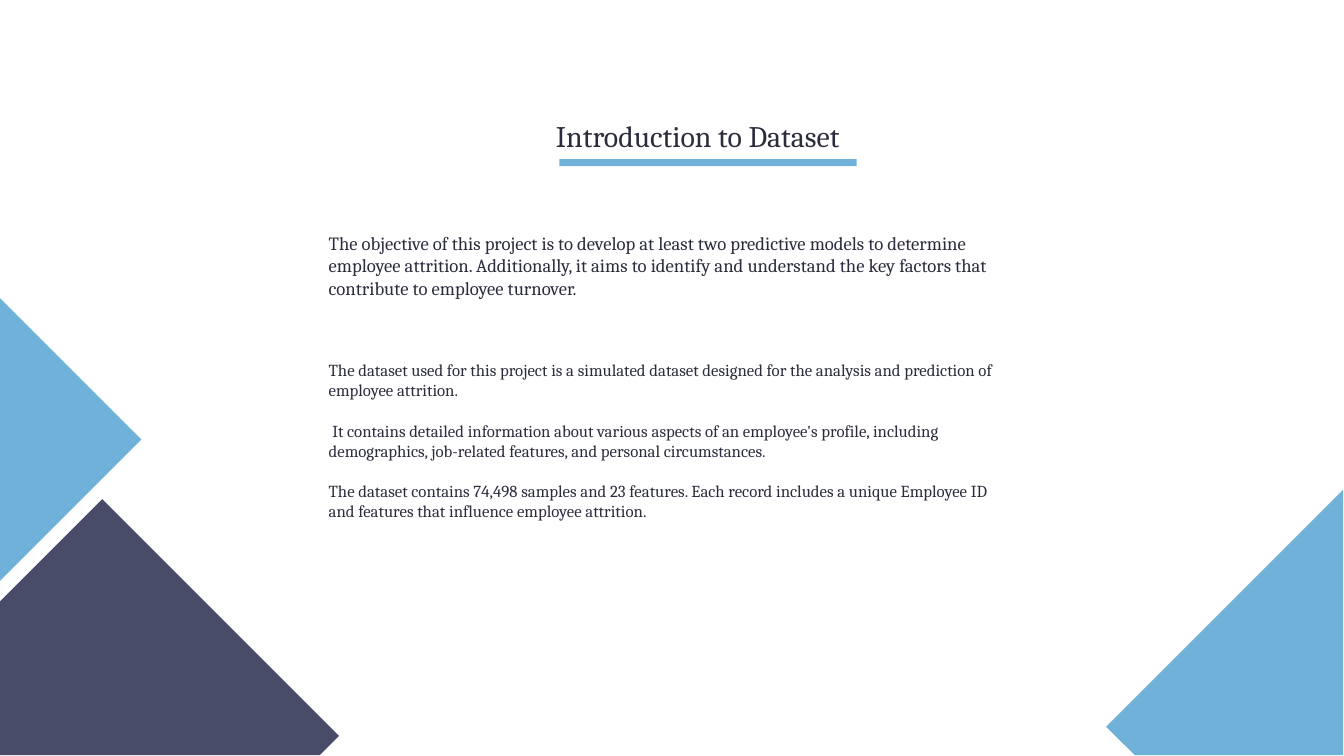
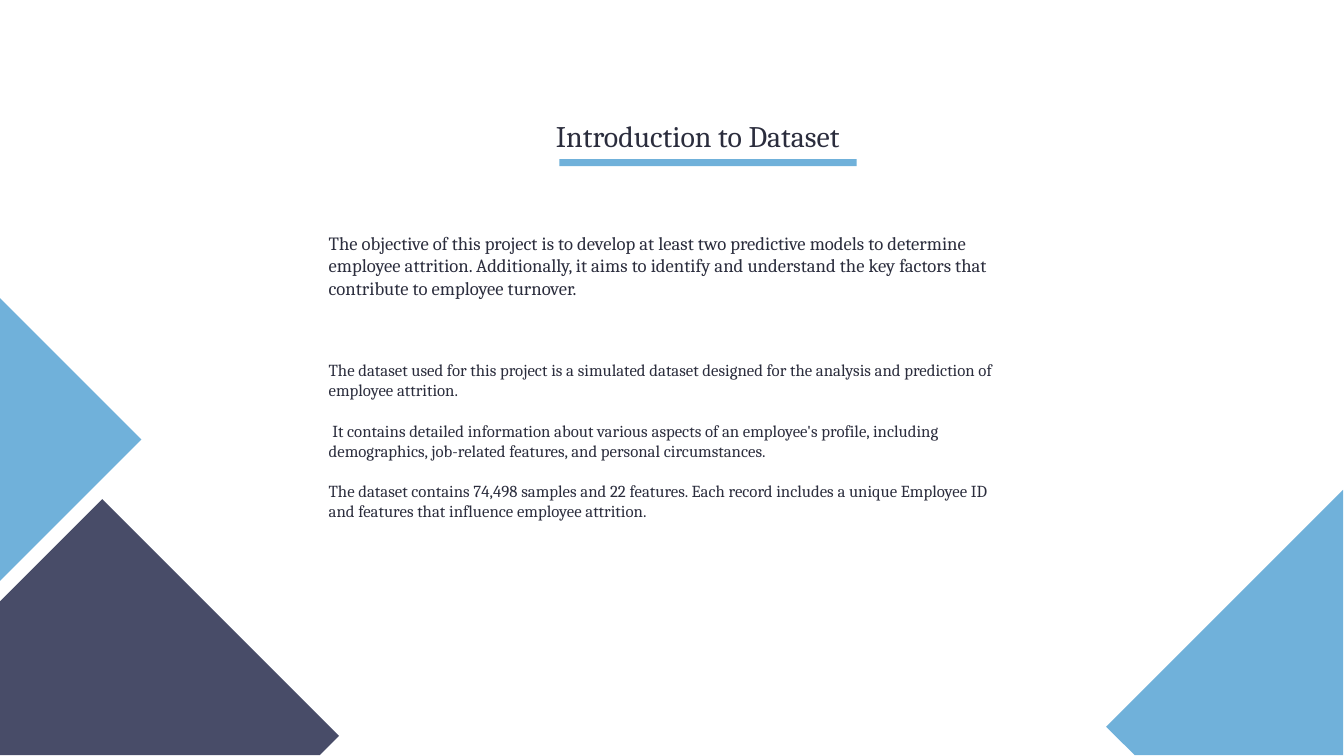
Before and after one commit to ztutar/Employee_Attrition_Classification_StatisticalLearning_FinalProject, a slide deck: slide 2 of TUTAR_OZEN_Project_Presentation.pptx. Drawn at 1344x756 pixels with LibreOffice and Linux fonts; fonts in the diff are those of the drawing. Boxes give left, top, right and bottom in pixels: in the first picture for what was removed or moved away, otherwise in the second. Text is boxed around its words. In the diff, an @@ line names an element or a change of style, - is before the commit and + after.

```diff
--- a/TUTAR_OZEN_Project_Presentation.pptx
+++ b/TUTAR_OZEN_Project_Presentation.pptx
@@ text at [329,485,987,521]: text changed @@
-The dataset contains 74,498 samples and 23 features. Each record includes a unique Employee ID and features that influence employee attrition.
+The dataset contains 74,498 samples and 22 features. Each record includes a unique Employee ID and features that influence employee attrition.
```
Also in this commit, not shown: 11 other slides changed, 2 slides added, 1 slide removed, 19 other files.
